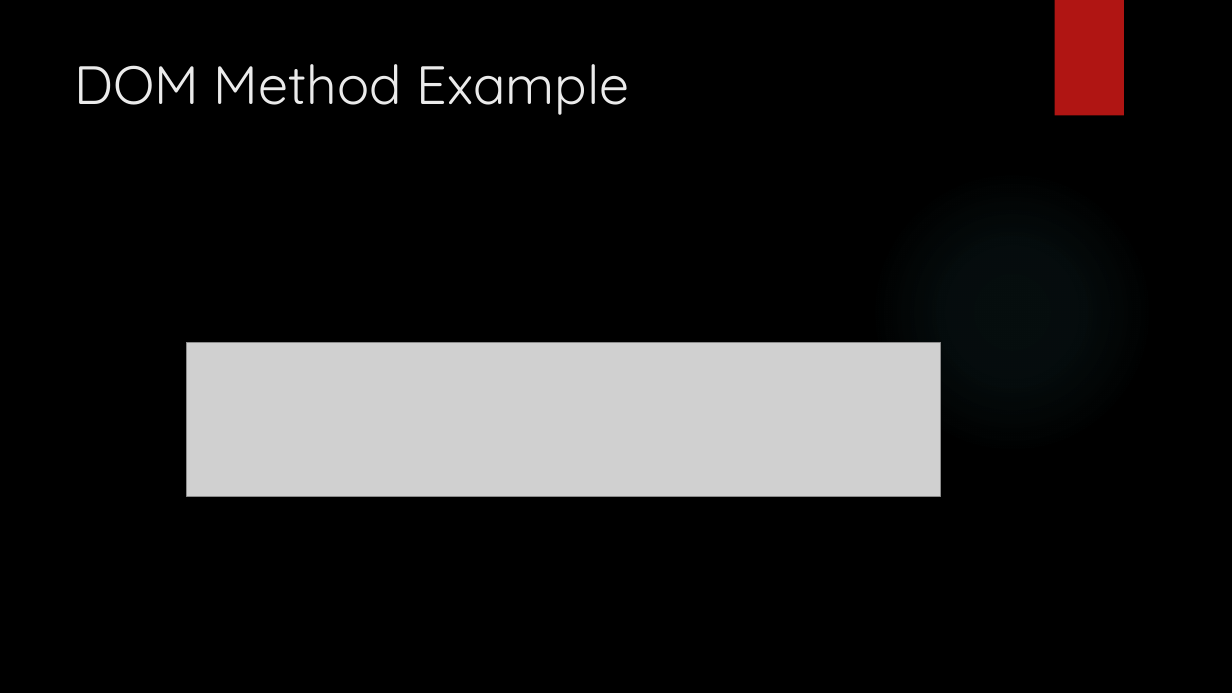
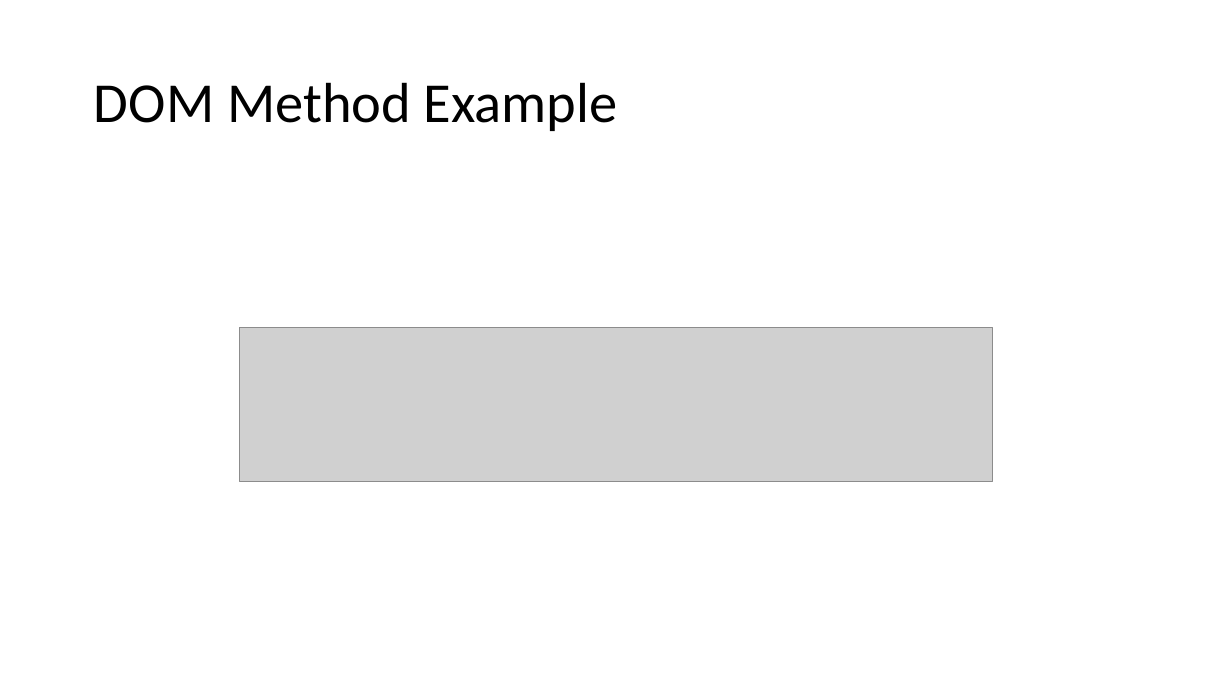
Before and after one commit to YWCANWIL-TechLab/module15-exercises-YaminahAlanis, a slide deck: slide 11 of slides/Module 15 - JS HTML DOM Part 1.pptx. Drawn at 1232x693 pixels with LibreOffice and Linux fonts; fonts in the diff are those of the drawing; grey boxes stand for pictures; background and template pictures are left out. Boxes give left, top, right and bottom in pixels: in the first picture for what was removed or moved away, otherwise in the second. Text is boxed around its words. In the diff, an @@ line names an element or a change of style, - is before the commit and + after.

Commit message:
Updated PowerPoint Examples

```diff
--- a/slides/Module 15 - JS HTML DOM Part 1.pptx
+++ b/slides/Module 15 - JS HTML DOM Part 1.pptx
@@ background picture (left out) to #FFFFFF @@
@@ rectangle removed at bbox=[1055, 0, 1124, 116] @@
@@ title "DOM Method Example": place and size @@
-title "DOM Method Example" at bbox=[75, 64, 630, 115]
+title "DOM Method Example" at bbox=[94, 82, 618, 131]
@@ title "DOM Method Example" at bbox=[94, 82, 618, 131]: size 42 to 44 pt, font Quicksand to Calibri, text colour #EBEBEB to #000000; line spacing 1 to 0.9; vertical alignment top to middle @@
@@ ellipse removed at bbox=[870, 169, 1154, 454] @@
@@ picture: place and size @@
-picture at bbox=[187, 343, 941, 497]
+picture at bbox=[239, 327, 994, 482]
```
Also in this commit, not shown: 29 other slides changed, 9 slides added, 2 slides removed, 4 other files.
